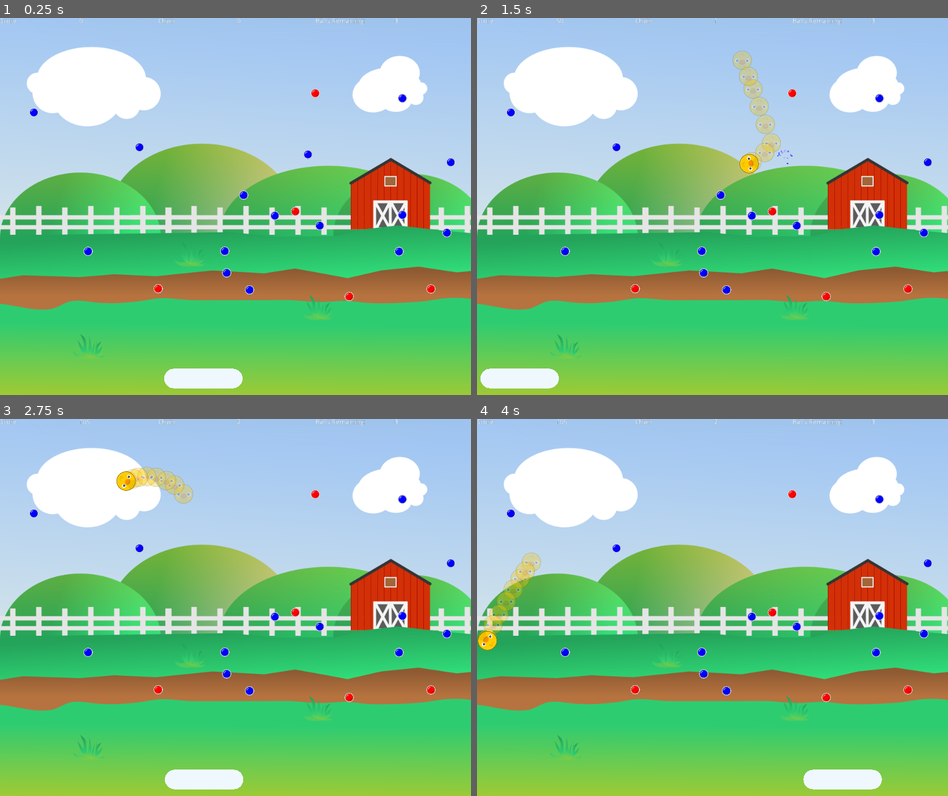
Above: before the commit, frames 1-4 (two rows, left to right).
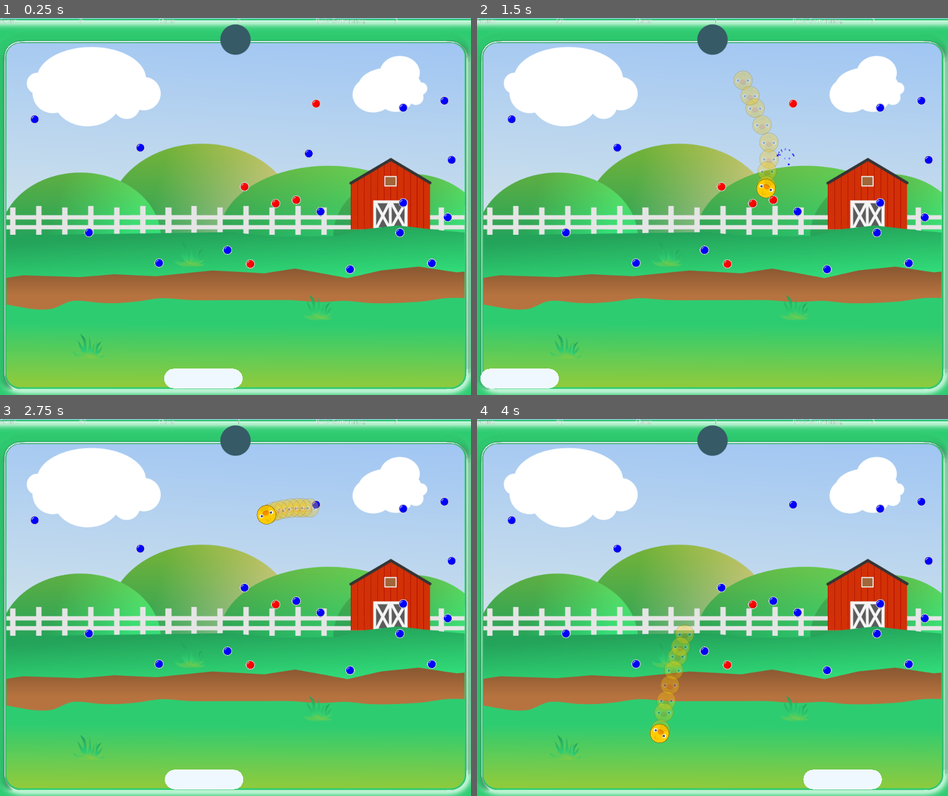
Above: after the commit, the same moments.

Repository: doctor-g/GGJ21
Game: Godot game, scene res://src/Level.tscn
Two runs of this game, one before a commit and one after it. Both use one fixed random seed, a clock stepped at 60 frames per second and the inputs below.
Inputs (mouse positions are in pixels of both pictures, inside the frame that each line leads up to):
- Up to frame 1 (0.25 s): no input
- Up to frame 2 (1.5 s): move the mouse to (816, 187) at 0.52 s; click (816, 187) at 0.67 s; move the mouse to (618, 225) at 1.27 s; click (618, 225) at 1.42 s
- Up to frame 3 (2.75 s): move the mouse to (282, 524) at 2.02 s; click (282, 524) at 2.17 s
- Up to frame 4 (4 s): move the mouse to (688, 682) at 2.77 s; click (688, 682) at 2.92 s; move the mouse to (853, 664) at 3.52 s; click (853, 664) at 3.67 s

The runs differ from the first frame. In frame 1, 12% of the frame differs, in the area x 0-100%, y 0-100%; in frame 2, 14%; in frame 3, 14%; in frame 4, 15%.

Commit message:
Add frame
This required moving a few pieces around as well

Diff:
--- a/project/src/Level.tscn
+++ b/project/src/Level.tscn
@@ -8,6 +8,7 @@
 [ext_resource path="res://assets/farm_background.png" type="Texture" id=6]
 [ext_resource path="res://src/GameOver.tscn" type="PackedScene" id=7]
 [ext_resource path="res://src/LevelClear.tscn" type="PackedScene" id=8]
+[ext_resource path="res://assets/frame.png" type="Texture" id=9]
 
 [sub_resource type="RectangleShape2D" id=1]
 extents = Vector2( 1, 2000 )
@@ -44,11 +45,22 @@
 [node name="Background" type="Sprite" parent="."]
 texture = ExtResource( 6 )
 centered = false
+__meta__ = {
+"_edit_lock_": true
+}
+
+[node name="Frame" type="Sprite" parent="."]
+texture = ExtResource( 9 )
+centered = false
+__meta__ = {
+"_edit_lock_": true
+}
 
 [node name="Shooter" parent="." instance=ExtResource( 1 )]
-position = Vector2( 506, 0 )
+position = Vector2( 500.661, 46.7194 )
 
 [node name="LeftWall" type="StaticBody2D" parent="."]
+position = Vector2( 10.0794, -2.51984 )
 __meta__ = {
 "_edit_lock_": true
 }
@@ -57,7 +69,7 @@
 shape = SubResource( 1 )
 
 [node name="RightWall" type="StaticBody2D" parent="."]
-position = Vector2( 1000, 0 )
+position = Vector2( 986.652, -1.33484 )
 __meta__ = {
 "_edit_lock_": true
 }
@@ -66,7 +78,7 @@
 shape = SubResource( 1 )
 
 [node name="Target" parent="." instance=ExtResource( 3 )]
-position = Vector2( 501.99, 765 )
+position = Vector2( 500, 765 )
 
 [node name="TargetAnimationPlayer" type="AnimationPlayer" parent="."]
 autoplay = "TargetPingPong"
@@ -74,12 +86,15 @@
 
 [node name="OffScreen" type="Area2D" parent="."]
 position = Vector2( 500, 840 )
+__meta__ = {
+"_edit_lock_": true
+}
 
 [node name="CollisionShape2D" type="CollisionShape2D" parent="OffScreen"]
 shape = SubResource( 3 )
 
 [node name="PegGenerator" parent="." instance=ExtResource( 2 )]
-position = Vector2( -2.66968, 2.66968 )
+position = Vector2( -0.887942, 4.45148 )
 
 [node name="HUD" parent="." instance=ExtResource( 5 )]
 
--- a/project/src/PegGenerator.tscn
+++ b/project/src/PegGenerator.tscn
@@ -3,15 +3,16 @@
 [ext_resource path="res://src/PegGenerator.gd" type="Script" id=1]
 
 [sub_resource type="RectangleShape2D" id=1]
-extents = Vector2( 480, 300 )
+extents = Vector2( 480, 269.232 )
 
 [node name="PegGenerator" type="Node2D"]
+position = Vector2( 1.18921, 0 )
 script = ExtResource( 1 )
 
 [node name="SpawnArea" type="Area2D" parent="."]
 
 [node name="CollisionShape2D" type="CollisionShape2D" parent="SpawnArea"]
-position = Vector2( 500, 400 )
+position = Vector2( 500, 431.954 )
 shape = SubResource( 1 )
 
 [node name="Pegs" type="Node2D" parent="."]
Not shown: 1 places in project/src/Level.tscn that only renumber resources
